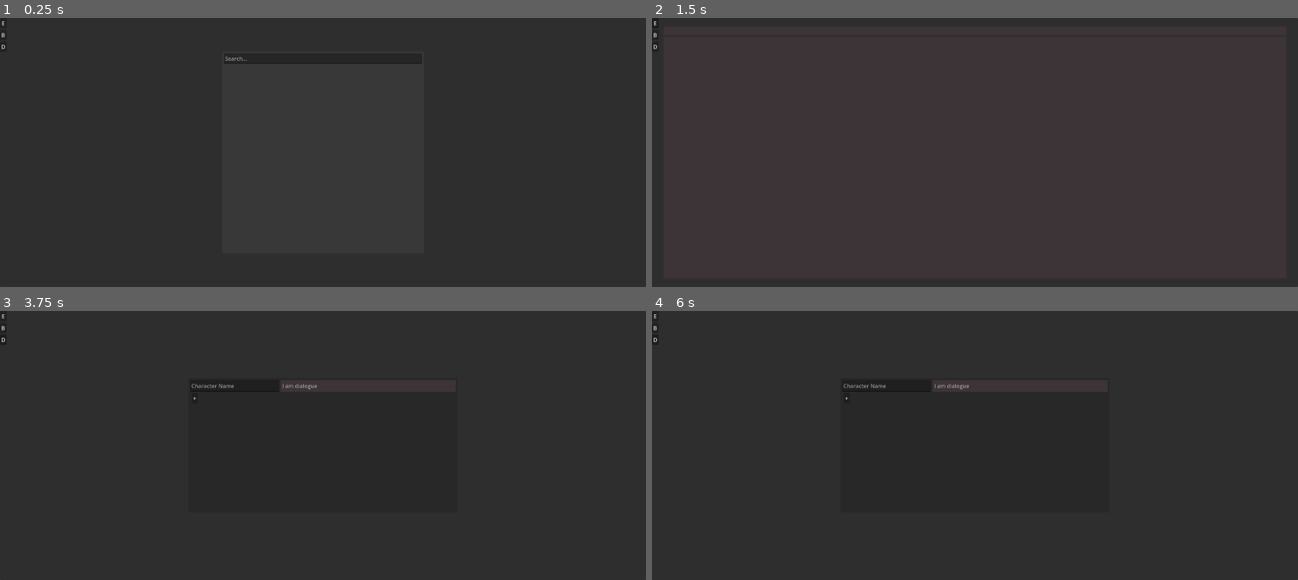
Above: before the commit, frames 1-4 (two rows, left to right).
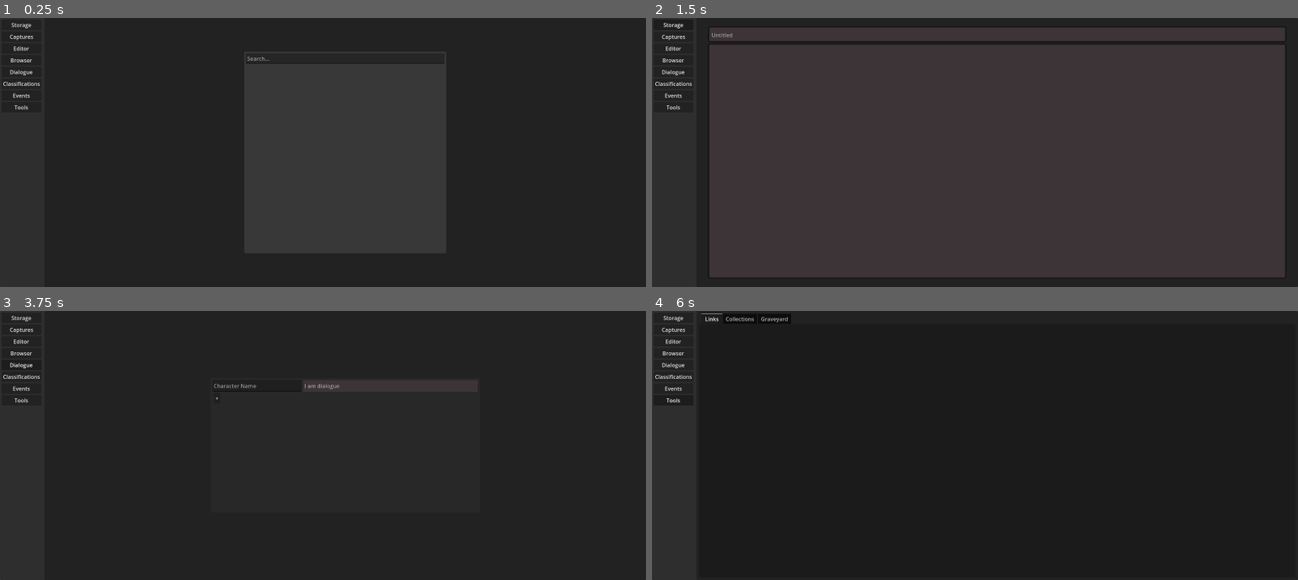
Above: after the commit, the same moments.

Repository: Robert-DeForrest-Reynolds/Anchor
Game: Godot game, scene res://Scenes/App.tscn
Same seed, same stepped clock (60 frames per second), same inputs: the game is played once before the commit and once after it.
Inputs (mouse positions are in pixels of both pictures, inside the frame that each line leads up to):
- Up to frame 1 (0.25 s): no input
- Up to frame 2 (1.5 s): click "E" (after the commit: "Editor") at 0.5 s; click (671, 26) at 1.25 s, where only the run after the commit has a clickable "Storage"
- Up to frame 3 (3.75 s): click "B" (after the commit: "Browser") at 2 s; click (19, 329) at 2.75 s, where only the run after the commit has a clickable "Captures"; click "D" (after the commit: "Dialogue") at 3.5 s
- Up to frame 4 (6 s): click (671, 375) at 4.25 s, where only the run after the commit has a clickable "Classifications"; click (671, 389) at 5 s, where only the run after the commit has a clickable "Events"; click (671, 399) at 5.75 s, where only the run after the commit has a clickable "Tools"

The runs differ from the first frame. In frame 1, 0.3% of the frame differs, in the area x 0-66%, y 1-34%; in frame 2, 5.4%, in the area x 0-99%, y 1-97%; in frame 3, 0.6%; in frame 4, 1.8%.
Error in both runs: Invalid call. Nonexistent function 'Create_Dummy_Note' in base 'Nil'. (res://Scripts/Globals.gd:27)

Commit message:
More buttons

Diff:
--- a/Scenes/App.tscn
+++ b/Scenes/App.tscn
@@ -1,8 +1,9 @@
-[gd_scene load_steps=6 format=3 uid="uid://ubnstxxdpkvp"]
+[gd_scene load_steps=7 format=3 uid="uid://ubnstxxdpkvp"]
 
 [ext_resource type="Script" uid="uid://deu8uflvd5mgj" path="res://Scripts/Core.gd" id="1_3anhv"]
 [ext_resource type="PackedScene" uid="uid://0qg7y5kuiow7" path="res://Scenes/Editor.tscn" id="2_r41ji"]
 [ext_resource type="PackedScene" uid="uid://bcmm5cd0nfdum" path="res://Scenes/DialogueEditor.tscn" id="4_330lp"]
+[ext_resource type="PackedScene" uid="uid://bd7krqe4yu64i" path="res://Tools.tscn" id="5_lbrif"]
 [ext_resource type="PackedScene" uid="uid://bwenb5vtkbvo" path="res://Scenes/BrowserV2.tscn" id="5_r41ji"]
 
 [sub_resource type="StyleBoxEmpty" id="StyleBoxEmpty_e1rpr"]
@@ -15,39 +16,82 @@
 grow_vertical = 2
 script = ExtResource("1_3anhv")
 
-[node name="Editor" parent="." instance=ExtResource("2_r41ji")]
-unique_name_in_owner = true
+[node name="HBox" type="HBoxContainer" parent="."]
 layout_mode = 2
 
-[node name="Browser" parent="." instance=ExtResource("5_r41ji")]
-unique_name_in_owner = true
+[node name="Margin" type="MarginContainer" parent="HBox"]
 layout_mode = 2
+theme_override_constants/margin_left = 5
+theme_override_constants/margin_top = 5
+theme_override_constants/margin_right = 5
+theme_override_constants/margin_bottom = 5
 
-[node name="DialogueEditor" parent="." instance=ExtResource("4_330lp")]
-unique_name_in_owner = true
-layout_mode = 2
-
-[node name="ButtonsVBox" type="VBoxContainer" parent="."]
+[node name="ButtonsVBox" type="VBoxContainer" parent="HBox/Margin"]
 layout_mode = 2
 size_flags_horizontal = 0
 size_flags_vertical = 0
 
-[node name="ShowEditor" type="Button" parent="ButtonsVBox"]
+[node name="Storage" type="Button" parent="HBox/Margin/ButtonsVBox"]
 unique_name_in_owner = true
 layout_mode = 2
-text = "E"
+text = "Storage"
 
-[node name="ShowBrowser" type="Button" parent="ButtonsVBox"]
+[node name="ShowCaptures" type="Button" parent="HBox/Margin/ButtonsVBox"]
 unique_name_in_owner = true
 layout_mode = 2
-text = "B"
+text = "Captures"
 
-[node name="ShowDialogueEditor" type="Button" parent="ButtonsVBox"]
+[node name="ShowEditor" type="Button" parent="HBox/Margin/ButtonsVBox"]
 unique_name_in_owner = true
 layout_mode = 2
-text = "D"
+text = "Editor"
 
-[node name="SavedPanel" type="PanelContainer" parent="."]
+[node name="ShowBrowser" type="Button" parent="HBox/Margin/ButtonsVBox"]
+unique_name_in_owner = true
+layout_mode = 2
+text = "Browser"
+
+[node name="ShowDialogueEditor" type="Button" parent="HBox/Margin/ButtonsVBox"]
+unique_name_in_owner = true
+layout_mode = 2
+text = "Dialogue"
+
+[node name="ShowCharacters" type="Button" parent="HBox/Margin/ButtonsVBox"]
+unique_name_in_owner = true
+layout_mode = 2
+text = "Classifications"
+
+[node name="ShowEvents" type="Button" parent="HBox/Margin/ButtonsVBox"]
+unique_name_in_owner = true
+layout_mode = 2
+text = "Events"
+
+[node name="ShowTools" type="Button" parent="HBox/Margin/ButtonsVBox"]
+unique_name_in_owner = true
+layout_mode = 2
+text = "Tools"
+
+[node name="Panel" type="PanelContainer" parent="HBox"]
+layout_mode = 2
+size_flags_horizontal = 3
+
+[node name="Editor" parent="HBox/Panel" instance=ExtResource("2_r41ji")]
+unique_name_in_owner = true
+layout_mode = 2
+
+[node name="Browser" parent="HBox/Panel" instance=ExtResource("5_r41ji")]
+unique_name_in_owner = true
+layout_mode = 2
+
+[node name="DialogueEditor" parent="HBox/Panel" instance=ExtResource("4_330lp")]
+unique_name_in_owner = true
+layout_mode = 2
+
+[node name="Tools" parent="HBox/Panel" instance=ExtResource("5_lbrif")]
+unique_name_in_owner = true
+layout_mode = 2
+
+[node name="SavedPanel" type="PanelContainer" parent="HBox/Panel"]
 unique_name_in_owner = true
 visible = false
 layout_mode = 2
@@ -55,12 +99,12 @@
 size_flags_vertical = 8
 theme_override_styles/panel = SubResource("StyleBoxEmpty_e1rpr")
 
-[node name="Margin" type="MarginContainer" parent="SavedPanel"]
+[node name="Margin" type="MarginContainer" parent="HBox/Panel/SavedPanel"]
 layout_mode = 2
 theme_override_constants/margin_right = 5
 theme_override_constants/margin_bottom = 5
 
-[node name="RichTextLabel" type="Label" parent="SavedPanel/Margin"]
+[node name="RichTextLabel" type="Label" parent="HBox/Panel/SavedPanel/Margin"]
 layout_mode = 2
 size_flags_vertical = 1
 text = "Saved"
--- a/Scenes/Editor.tscn
+++ b/Scenes/Editor.tscn
@@ -1,8 +1,21 @@
-[gd_scene load_steps=4 format=3 uid="uid://0qg7y5kuiow7"]
+[gd_scene load_steps=5 format=3 uid="uid://0qg7y5kuiow7"]
 
 [ext_resource type="Script" uid="uid://1oiqfgho6it8" path="res://Scripts/Editor.gd" id="1_0lbib"]
 
 [sub_resource type="StyleBoxEmpty" id="StyleBoxEmpty_5b7la"]
+
+[sub_resource type="StyleBoxFlat" id="StyleBoxFlat_0lbib"]
+bg_color = Color(0.239216, 0.203922, 0.219608, 1)
+border_width_left = 5
+border_width_top = 5
+border_width_right = 5
+border_width_bottom = 5
+border_color = Color(0.0475577, 0.0475577, 0.0475576, 1)
+border_blend = true
+corner_radius_top_left = 5
+corner_radius_top_right = 5
+corner_radius_bottom_right = 5
+corner_radius_bottom_left = 5
 
 [sub_resource type="StyleBoxFlat" id="StyleBoxFlat_5b7la"]
 bg_color = Color(0.197937, 0.197937, 0.197937, 1)
@@ -28,18 +41,39 @@
 [node name="VBox" type="VBoxContainer" parent="Margin"]
 layout_mode = 2
 
-[node name="Name" type="TextEdit" parent="Margin/VBox"]
+[node name="Panel" type="PanelContainer" parent="Margin/VBox"]
+layout_mode = 2
+theme_override_styles/panel = SubResource("StyleBoxFlat_0lbib")
+
+[node name="Margin" type="MarginContainer" parent="Margin/VBox/Panel"]
+layout_mode = 2
+theme_override_constants/margin_left = 5
+theme_override_constants/margin_top = 5
+theme_override_constants/margin_right = 5
+theme_override_constants/margin_bottom = 5
+
+[node name="Name" type="TextEdit" parent="Margin/VBox/Panel/Margin"]
 unique_name_in_owner = true
 custom_minimum_size = Vector2(0, 20)
 layout_mode = 2
-size_flags_vertical = 6
-size_flags_stretch_ratio = 0.0
 theme_override_styles/normal = SubResource("StyleBoxFlat_5b7la")
-text = " "
+placeholder_text = "Untitled"
 scroll_fit_content_height = true
 scroll_fit_content_width = true
 
-[node name="Text" type="TextEdit" parent="Margin/VBox"]
+[node name="Panel2" type="PanelContainer" parent="Margin/VBox"]
+layout_mode = 2
+size_flags_vertical = 3
+theme_override_styles/panel = SubResource("StyleBoxFlat_0lbib")
+
+[node name="Margin" type="MarginContainer" parent="Margin/VBox/Panel2"]
+layout_mode = 2
+theme_override_constants/margin_left = 5
+theme_override_constants/margin_top = 5
+theme_override_constants/margin_right = 5
+theme_override_constants/margin_bottom = 5
+
+[node name="Text" type="TextEdit" parent="Margin/VBox/Panel2/Margin"]
 unique_name_in_owner = true
 layout_mode = 2
 size_flags_vertical = 3
--- a/Scripts/Core.gd
+++ b/Scripts/Core.gd
@@ -16,10 +16,12 @@
 
 	%Editor.visible = false
 	%DialogueEditor.visible = false
+	%Tools.visible = false
 
-	%ShowEditor.pressed.connect(Globals.Show.bind("Editor"))
-	%ShowBrowser.pressed.connect(Globals.Show.bind("Browser"))
-	%ShowDialogueEditor.pressed.connect(Globals.Show.bind("DialogueEditor"))
+	%ShowEditor.pressed.connect(Globals.Show.bind("%Editor"))
+	%ShowBrowser.pressed.connect(Globals.Show.bind("%Browser"))
+	%ShowDialogueEditor.pressed.connect(Globals.Show.bind("%DialogueEditor"))
+	%ShowTools.pressed.connect(Globals.Show.bind("%Tools"))
 
 
 func _unhandled_input(Event:InputEvent):
--- a/Scripts/Editor.gd
+++ b/Scripts/Editor.gd
@@ -29,11 +29,11 @@
 	Globals.CurrentEditorContentName = NoteName
 	%Editor.get_node("%Name").text = NoteName
 	%Editor.get_node("%Text").text = Globals.Notes[NoteName]
-	Globals.Show("Editor")
+	Globals.Show("%Editor")
 
 
 func New_Note():
 	Globals.CurrentEditorContentName = "Untitled"
 	%Editor.get_node("%Name").text = "Untitled"
 	%Editor.get_node("%Text").text = ""
-	Globals.Show("Editor")
+	Globals.Show("%Editor")
--- /dev/null
+++ b/Tools.tscn
@@ -0,0 +1,30 @@
+[gd_scene format=3 uid="uid://bd7krqe4yu64i"]
+
+[node name="Tools" type="MarginContainer"]
+anchors_preset = 15
+anchor_right = 1.0
+anchor_bottom = 1.0
+grow_horizontal = 2
+grow_vertical = 2
+theme_override_constants/margin_left = 8
+theme_override_constants/margin_top = 8
+theme_override_constants/margin_right = 8
+theme_override_constants/margin_bottom = 8
+
+[node name="Tabs" type="TabContainer" parent="."]
+layout_mode = 2
+current_tab = 0
+
+[node name="Links" type="PanelContainer" parent="Tabs"]
+layout_mode = 2
+metadata/_tab_index = 0
+
+[node name="Collections" type="PanelContainer" parent="Tabs"]
+visible = false
+layout_mode = 2
+metadata/_tab_index = 1
+
+[node name="Graveyard" type="PanelContainer" parent="Tabs"]
+visible = false
+layout_mode = 2
+metadata/_tab_index = 2
